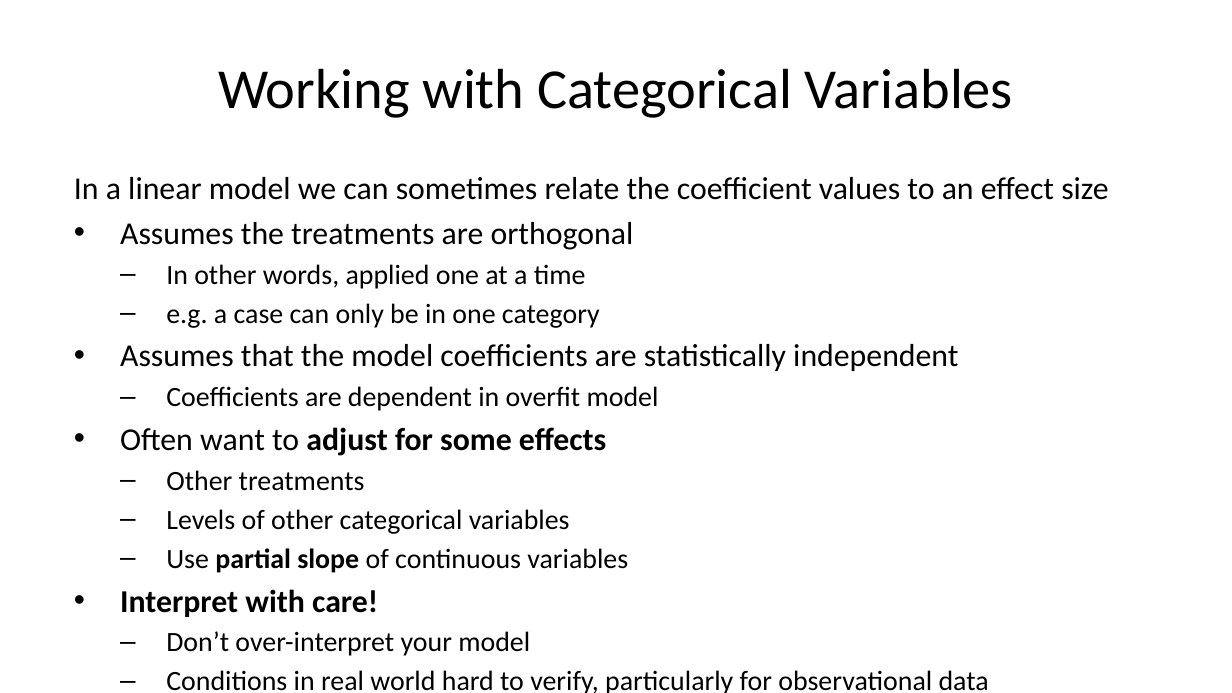
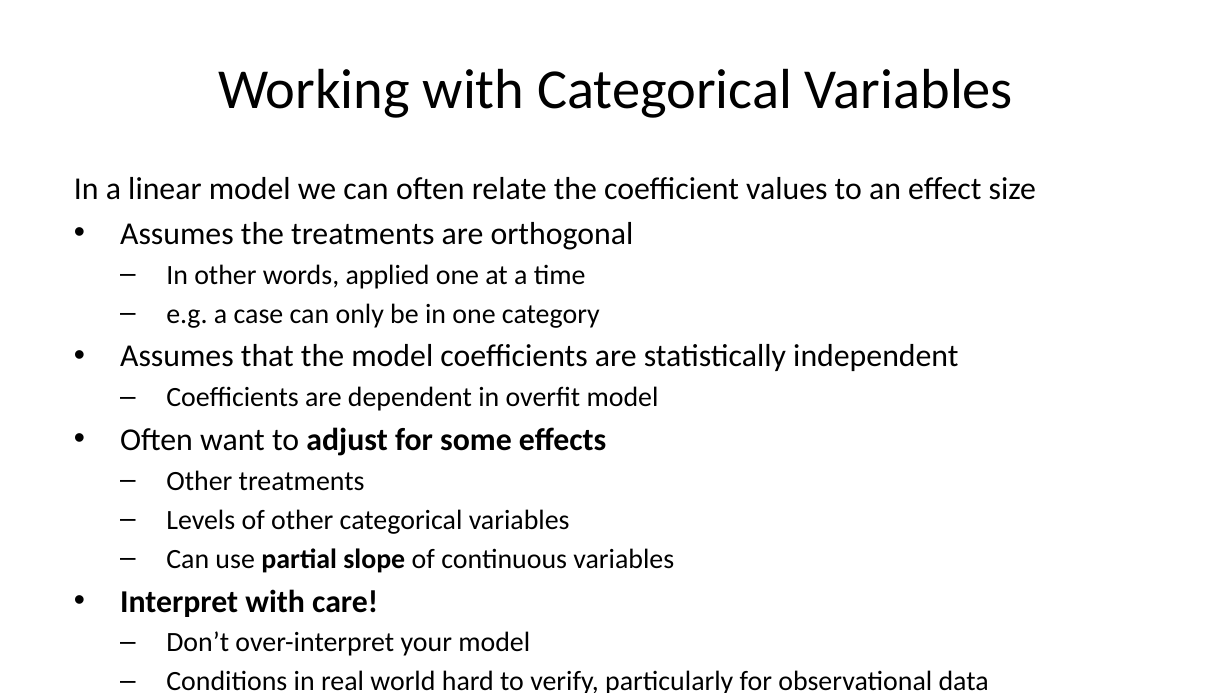
Before and after one commit to StephenElston/CSCI-E-83, a slide deck: slide 16 of LectureSlides/09_GeneralizingTheLinearModel.pptx (slide 18 before the commit). Drawn at 1232x693 pixels with LibreOffice and Linux fonts; fonts in the diff are those of the drawing. Boxes give left, top, right and bottom in pixels: in the first picture for what was removed or moved away, otherwise in the second. Text is boxed around its words. In the diff, an @@ line names an element or a change of style, - is before the commit and + after.

```diff
--- a/LectureSlides/09_GeneralizingTheLinearModel.pptx
+++ b/LectureSlides/09_GeneralizingTheLinearModel.pptx
@@ text at (x1=74, y1=177, x2=1036, y2=200): text changed @@
-In a linear model we can sometimes relate the coefficient values to an effect size
+In a linear model we can often relate the coefficient values to an effect size
@@ text at (x1=166, y1=548, x2=674, y2=573): text changed @@
-  – Use partial slope of continuous variables
+  – Can use partial slope of continuous variables
```
Also in this commit, not shown: 13 other slides changed, 2 slides removed.
